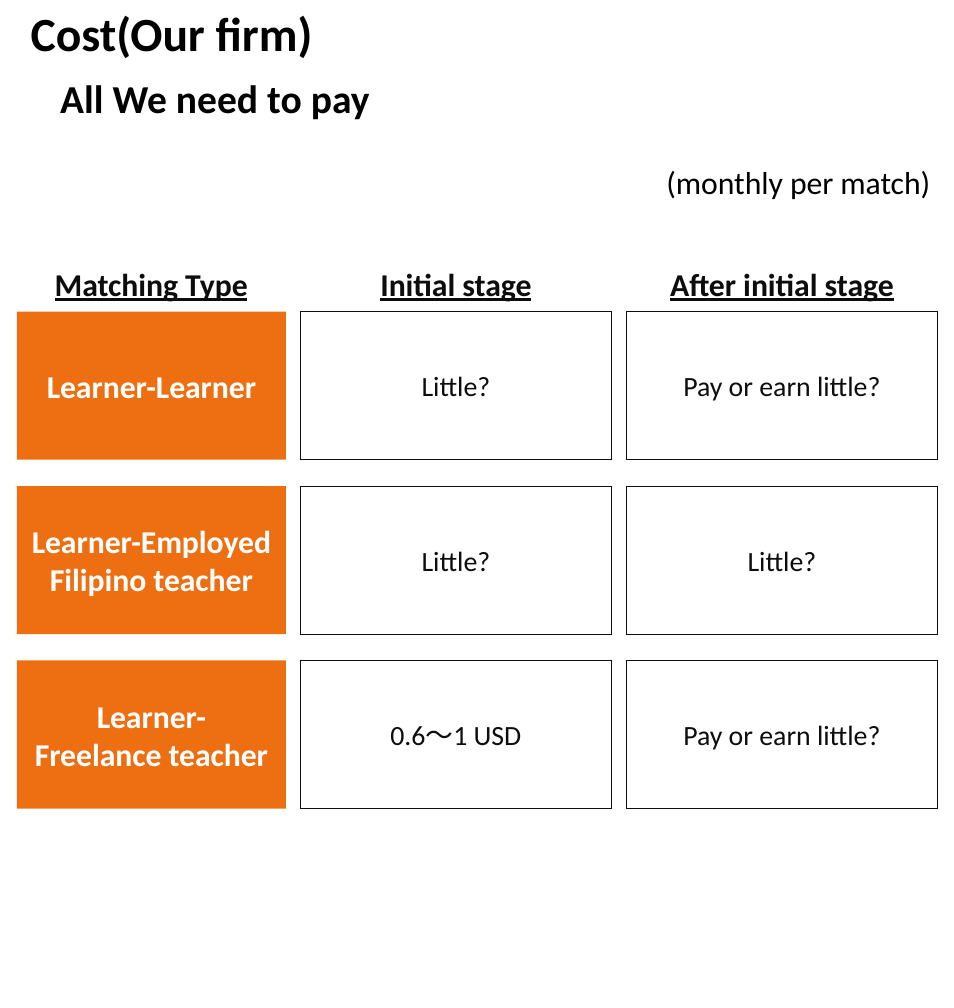
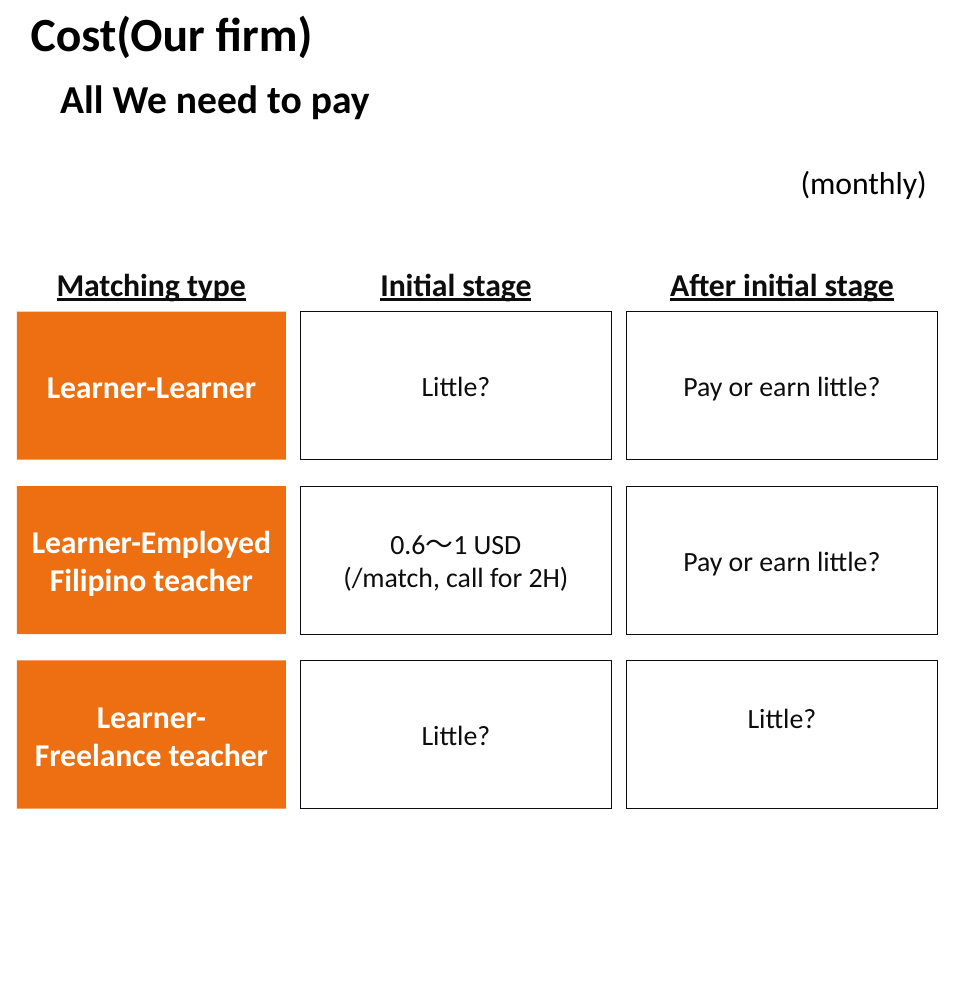
Before and after one commit to teamCairo/convas, a slide deck: slide 6 of zz_document/project_Parfait/conceptUI.pptx. Drawn at 954x1008 pixels with LibreOffice and Linux fonts; fonts in the diff are those of the drawing. Boxes give left, top, right and bottom in pixels: in the first picture for what was removed or moved away, otherwise in the second. Text is boxed around its words. In the diff, an @@ line names an element or a change of style, - is before the commit and + after.

```diff
--- a/zz_document/project_Parfait/conceptUI.pptx
+++ b/zz_document/project_Parfait/conceptUI.pptx
@@ rectangle "(monthly)": place and size @@
-rectangle "(monthly)" at box(666, 146, 937, 218)
+rectangle "(monthly)" at box(801, 146, 938, 218)
@@ text in rectangle at box(801, 171, 927, 199): text changed @@
-(monthly per match)
+(monthly)
@@ text at box(57, 273, 246, 302): text changed @@
-Matching Type
+Matching type
@@ text in rectangle at box(343, 535, 569, 591): text changed @@
-Little?
+0.6～1 USD
+(/match, call for 2H)
@@ text in rectangle at box(683, 551, 880, 576): text changed @@
-Little?
+Pay or earn little?
@@ text in rectangle at box(748, 708, 817, 729): text changed @@
-Pay or earn little?
+Little?
@@ text in rectangle at box(422, 725, 491, 746): text changed @@
-0.6～1 USD
+Little?
```
Also in this commit, not shown: 1 other slide changed, 32 other files.
